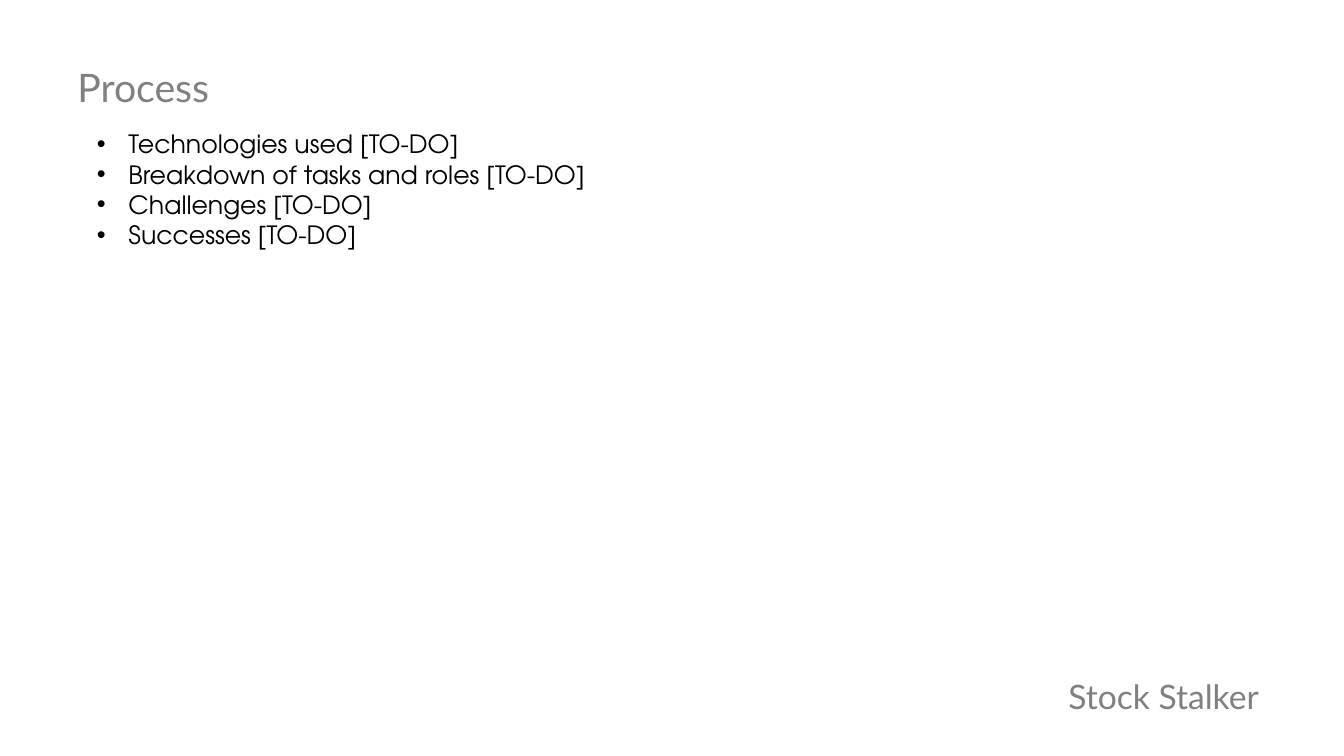
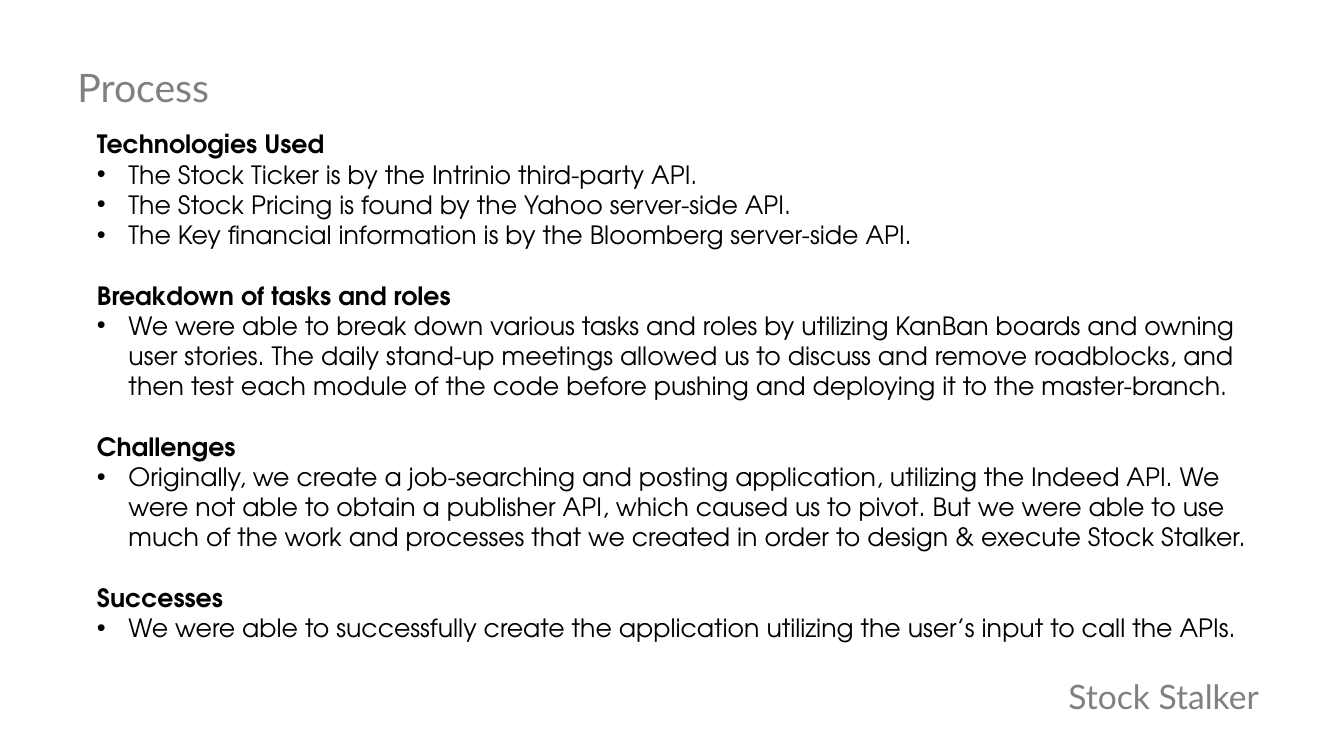
Before and after one commit to wrkfullerton/StockStalker, a slide deck: slide 4 of deck.pptx. Drawn at 1344x756 pixels with LibreOffice and Linux fonts; fonts in the diff are those of the drawing. Boxes give left, top, right and bottom in pixels: in the first picture for what was removed or moved away, otherwise in the second. Text is boxed around its words. In the diff, an @@ line names an element or a change of style, - is before the commit and + after.

```diff
--- a/deck.pptx
+++ b/deck.pptx
@@ text at [97, 133, 1245, 643]: text changed @@
-• Technologies used [TO-DO]
-• Breakdown of tasks and roles [TO-DO]
-• Challenges [TO-DO]
-• Successes [TO-DO]
+Technologies Used
+• The Stock Ticker is by the Intrinio third-party API.
+• The Stock Pricing is found by the Yahoo server-side API.
+• The Key financial information is by the Bloomberg server-side API.
+Breakdown of tasks and roles
+• We were able to break down various tasks and roles by utilizing KanBan boards and owning user stories. The daily stand-up meetings allowed us to discuss and remove roadblocks, and then test each module of the code before pushing and deploying it to the master-branch.
+Challenges
+• Originally, we create a job-searching and posting application, utilizing the Indeed API. We were not able to obtain a publisher API, which caused us to pivot. But we were able to use much of the work and processes that we created in order to design & execute Stock Stalker.
+Successes
+• We were able to successfully create the application utilizing the user’s input to call the APIs.
```
Also in this commit, not shown: 6 other slides changed.
